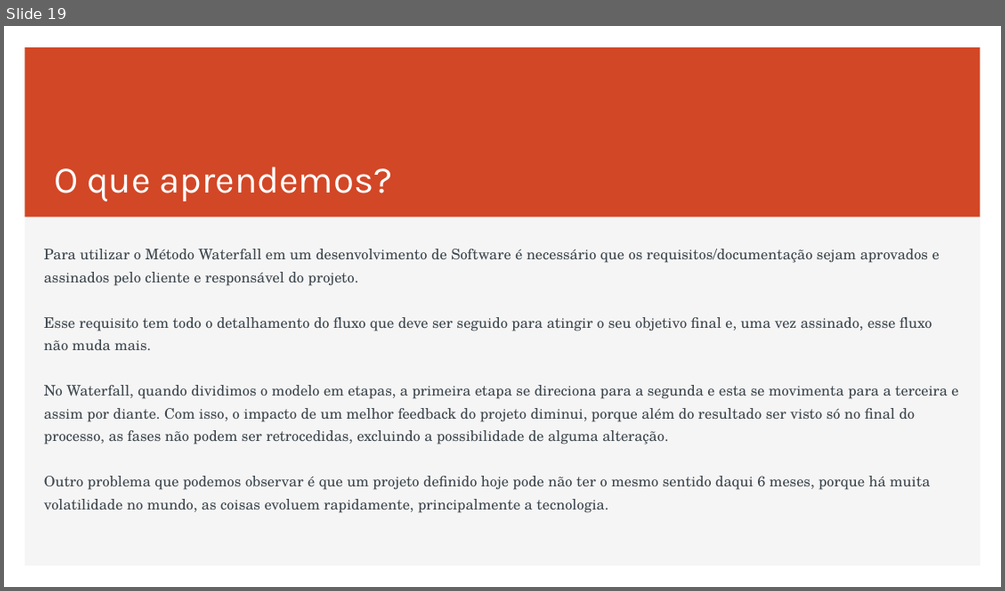
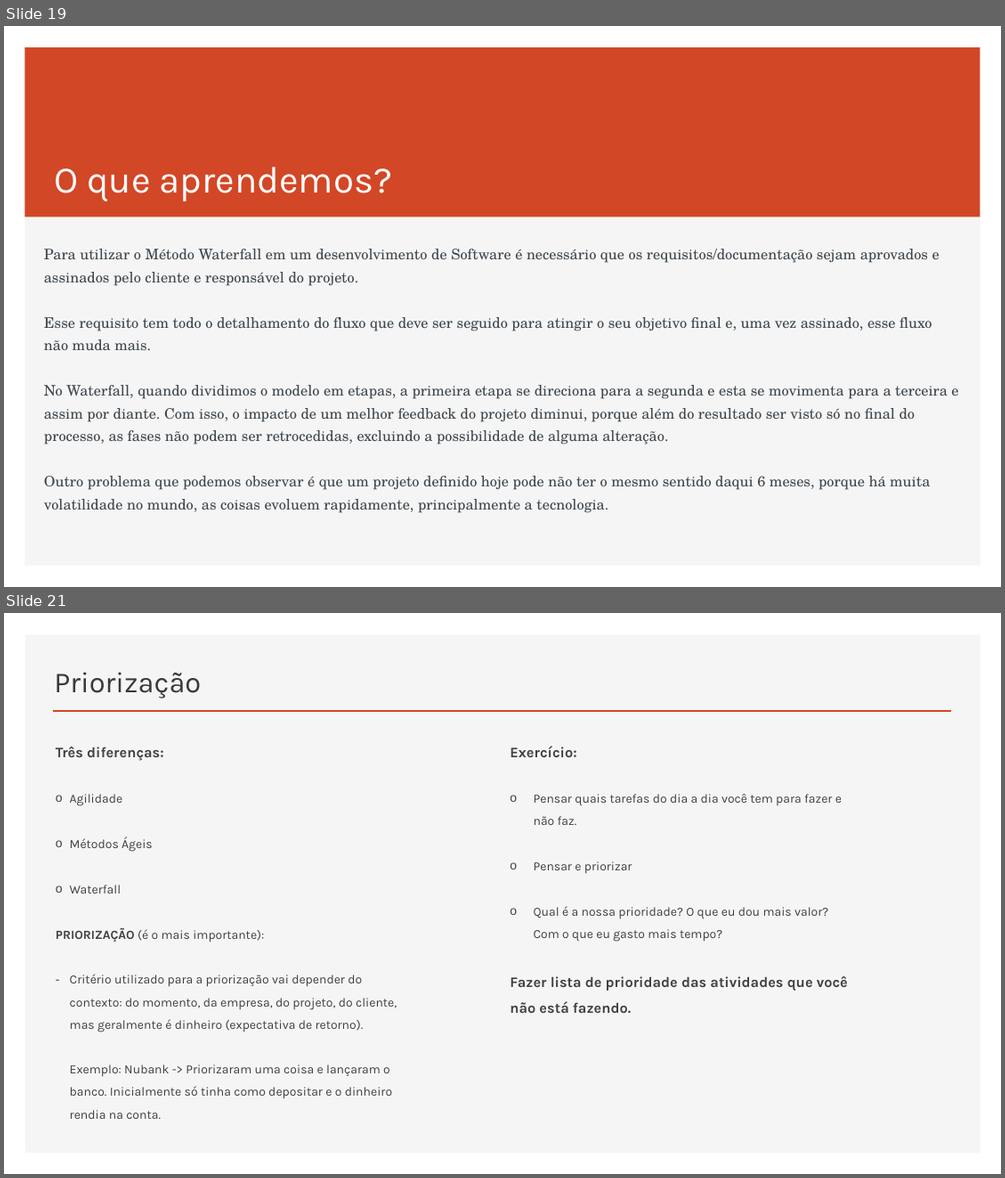
Before and after one commit to RaizaCirne/app-flex, a slide deck: Trilhas/[Business Agility T5 - ONE]/01..Agilidade-promovendo_a_transformacao_agil.pptx. Shown one above the other, each under a label of ours: slide 19 before the commit, slides 19 and 21 after it; the slides between them are not shown. The pictures are 1005x591 and 1005x1178 pixels, drawn with LibreOffice and Linux fonts; fonts in the diff are those of the drawing. Boxes give left, top, right and bottom in pixels: in the first picture for what was removed or moved away, otherwise in the second. Text is boxed around its words. In the diff, an @@ line names an element or a change of style, - is before the commit and + after.

```diff
--- a/Trilhas/[Business Agility T5 - ONE]/01..Agilidade-promovendo_a_transformacao_agil.pptx
+++ b/Trilhas/[Business Agility T5 - ONE]/01..Agilidade-promovendo_a_transformacao_agil.pptx
@@ slide 21 added at [4,613,1001,1174], background #FFFFFF; not listed: 1 template element that a slide beside it also shows @@
@@ title added at [54,672,201,698], 28 pt, text #3B3838 @@
+Priorização
@@ line added from (53, 711) to (952, 711), #D24726 2 pt @@
@@ text added at [510,746,848,1013], 12 pt, text #404040 @@
+Exercício:
+o Pensar quais tarefas do dia a dia você tem para fazer e não faz.
+o Pensar e priorizar
+o Qual é a nossa prioridade? O que eu dou mais valor? Com o que eu gasto mais tempo?
+Fazer lista de prioridade das atividades que você não está fazendo.
@@ text added at [56,747,396,1119], 12 pt, text #404040 @@
+Três diferenças:
+o Agilidade
+o Métodos Ágeis
+o Waterfall
+PRIORIZAÇÃO (é o mais importante):
+– Critério utilizado para a priorização vai depender do contexto: do momento, da empresa, do projeto, do cliente, mas geralmente é dinheiro (expectativa de retorno).
+  Exemplo: Nubank -> Priorizaram uma coisa e lançaram o banco. Inicialmente só tinha como depositar e o dinheiro rendia na conta.
```
Also in this commit, not shown: 29 other slides added.
